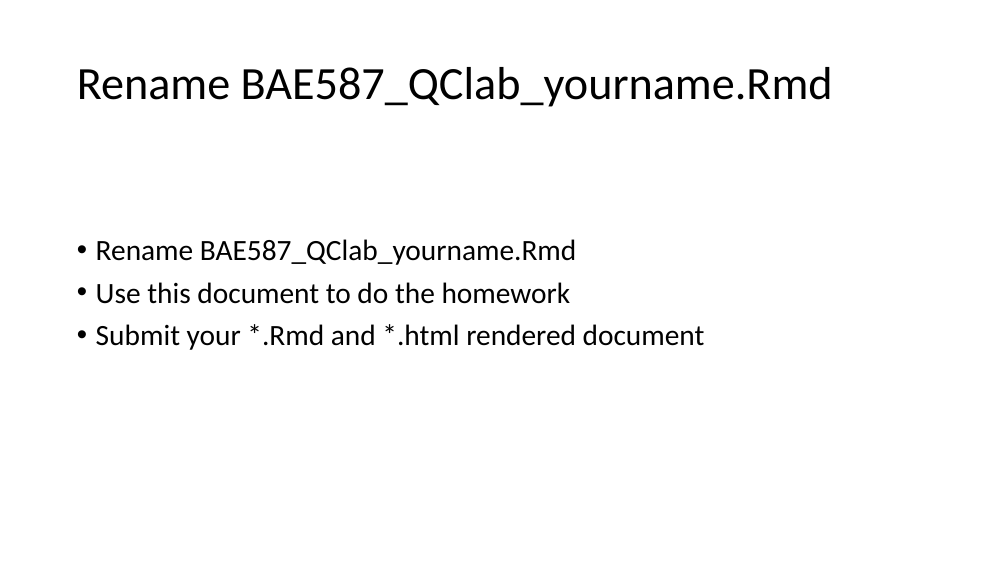
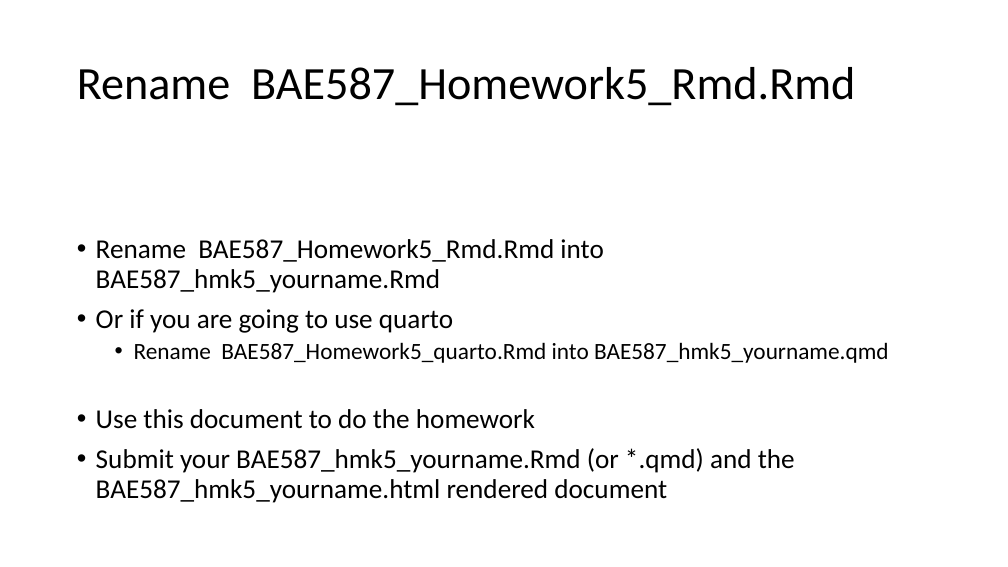
Before and after one commit to francoisbirgand/QClab587, a slide deck: slide 33 of BAE587-QCHmk5-usingR.pptx (slide 34 before the commit). Drawn at 1008x567 pixels with LibreOffice and Linux fonts; fonts in the diff are those of the drawing. Boxes give left, top, right and bottom in pixels: in the first picture for what was removed or moved away, otherwise in the second. Text is boxed around its words. In the diff, an @@ line names an element or a change of style, - is before the commit and + after.

```diff
--- a/BAE587-QCHmk5-usingR.pptx
+++ b/BAE587-QCHmk5-usingR.pptx
@@ title at bbox=[77, 67, 855, 106]: text changed @@
-Rename BAE587_QClab_yourname.Rmd
+Rename BAE587_Homework5_Rmd.Rmd
@@ text at bbox=[96, 239, 888, 363]: text changed; size 28 to 25.9 pt @@
-• Rename BAE587_QClab_yourname.Rmd
+• Rename BAE587_Homework5_Rmd.Rmd into BAE587_hmk5_yourname.Rmd
+• Or if you are going to use quarto
+  • Rename BAE587_Homework5_quarto.Rmd into BAE587_hmk5_yourname.qmd
@@ text at bbox=[96, 409, 535, 429]: size 28 to 25.9 pt in "Use this document to do the homework" @@
@@ text at bbox=[96, 448, 795, 503]: text changed; size 28 to 25.9 pt @@
-• Submit your *.Rmd and *.html rendered document
+• Submit your BAE587_hmk5_yourname.Rmd (or *.qmd) and the BAE587_hmk5_yourname.html rendered document
```
Also in this commit, not shown: 6 other slides changed, 3 slides added, 4 slides removed, 3 other files.
